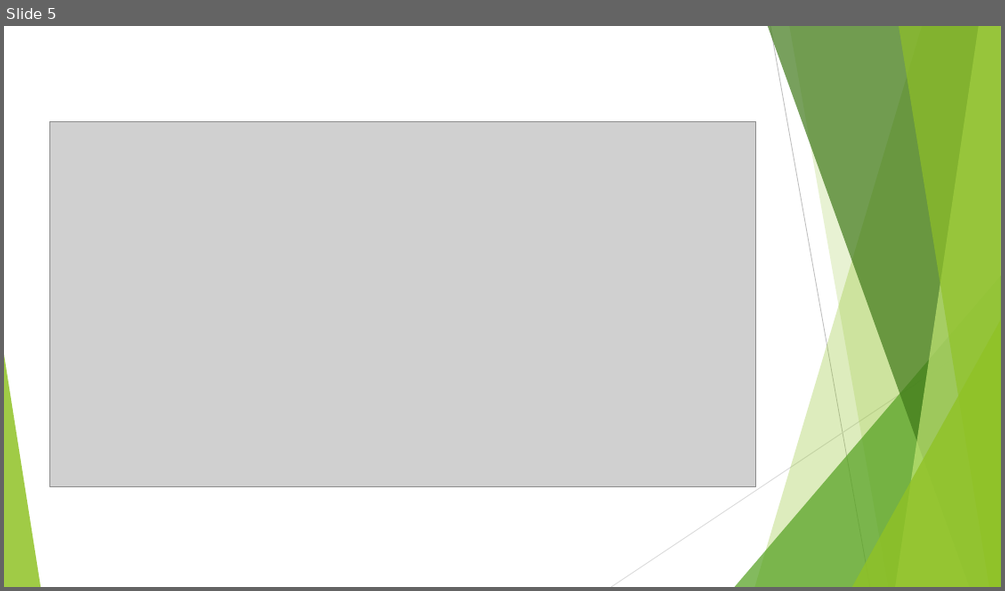
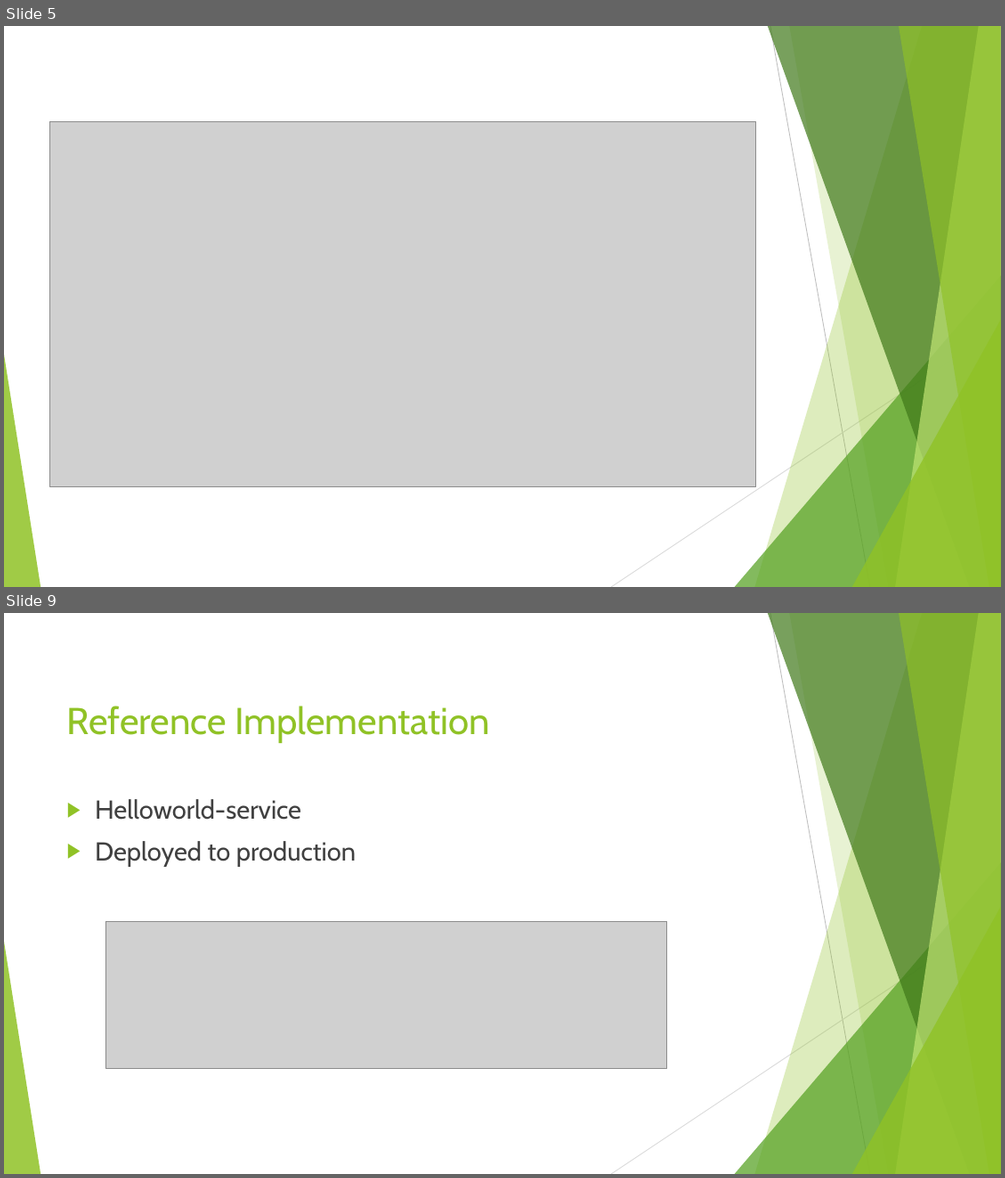
Before and after one commit to BMTechno/Advanced-Software-Engineering-LAB, a slide deck: ase ppt JOURNAL12.pptx. Shown one above the other, each under a label of ours: slide 5 before the commit, slides 5 and 9 after it; the slides between them are not shown. The pictures are 1005x591 and 1005x1178 pixels, drawn with LibreOffice and Linux fonts; fonts in the diff are those of the drawing; grey boxes stand for pictures. Boxes give left, top, right and bottom in pixels: in the first picture for what was removed or moved away, otherwise in the second. Text is boxed around its words. In the diff, an @@ line names an element or a change of style, - is before the commit and + after.

```diff
--- a/ase ppt JOURNAL12.pptx
+++ b/ase ppt JOURNAL12.pptx
@@ slide 9 added at (x1=4, y1=613, x2=1001, y2=1174), background #FFFFFF; not listed: 10 template elements that a slide beside it also shows @@
@@ title added at (x1=67, y1=706, x2=490, y2=743), 36 pt, text #90C226 @@
+Reference Implementation
@@ text added at (x1=95, y1=799, x2=356, y2=866), 25 pt, text #404040 @@
+▶ Helloworld-service
+▶ Deployed to production
@@ picture added at (x1=105, y1=921, x2=667, y2=1069) @@
```
Also in this commit, not shown: 4 slides changed, 11 other slides added, 1 slide removed.
